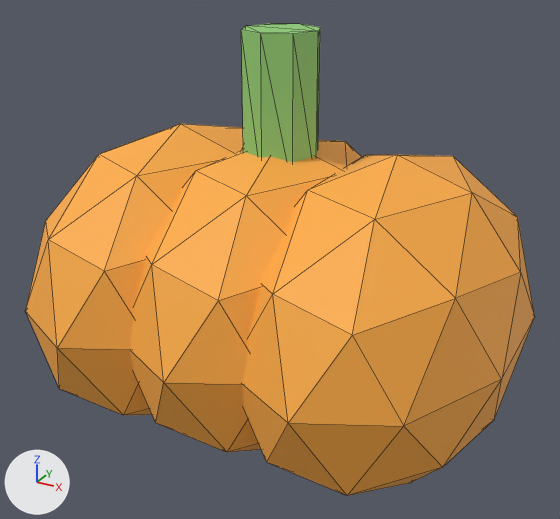
A saved change to the glTF model assets/models/farm-kitchen/pumpkin.glb.
Camera for both pictures: a 50 mm camera at (0.655, -1.195, 0.98) aimed at (0.004, -0.011, 0.388). The axes (+X, +Y, +Z) are drawn at lower left. The lights are the same throughout. The first picture is the older version. Mesh edges are drawn as thin lines. Where no turn or scale is listed for an object, it has been applied to the vertices. Vertices at exactly the same position are counted once.

Names of what the first picture shows: 'pumpkin lobe', 'pumpkin lobe.001', 'pumpkin lobe.002', 'stem'.
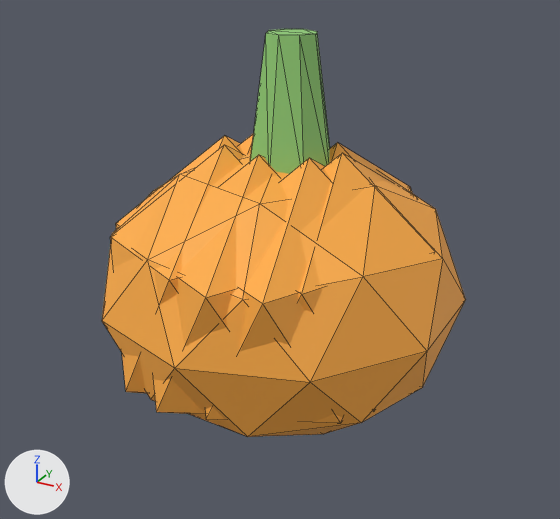
Where the change shows, as pixel boxes [x1, y1, x2, y2] in the pictures (560 x 519 px):
'pumpkin lobe.002', deleted (orange)
    before: [242, 155, 535, 496]
'pumpkin lobe.001', moved, rescaled
    before: [130, 140, 361, 453]
    after: [102, 153, 466, 437]
'pumpkin lobe', deleted (orange)
    before: [26, 124, 243, 415]
'stem', reshaped, moved
    before: [241, 23, 320, 162]
    after: [250, 29, 330, 174]
'faceted pumpkin lobe.007', added (orange)
    after: [205, 158, 343, 423]
'faceted pumpkin lobe.006', added (orange)
    after: [153, 155, 278, 414]
'faceted pumpkin lobe.005', added
    after: [110, 145, 244, 394]
'faceted pumpkin lobe', added (orange)
    after: [298, 153, 387, 312]
'faceted pumpkin lobe.004', added (mostly hidden)
    after: [116, 136, 243, 229]
'faceted pumpkin lobe.001', added
    after: [330, 142, 412, 193]
'faceted pumpkin lobe.003', added (mostly hidden)
    after: [240, 133, 254, 154]

Patch to the scene script:
```diff
--- a/assets/models/farm-kitchen/pumpkin.glb.py
+++ b/assets/models/farm-kitchen/pumpkin.glb.py
@@ me_柱体_002 @@
-me_柱体_002.from_pydata(...)  # 16 vertices, 28 faces; spans x -0.07..0.07, y -0.07..0.07, z -0.13..0.13
-me_柱体_002.vertices[0].co = (0.0, 0.07, -0.13)
-me_柱体_002.vertices[1].co = (0.0, 0.07, 0.13)  # pixel (300, 23)
-me_柱体_002.vertices[2].co = (0.049, 0.049, -0.13)
-me_柱体_002.vertices[3].co = (0.049, 0.049, 0.13)  # pixel (320, 27)
-me_柱体_002.vertices[4].co = (0.07, 0.0, -0.13)
-me_柱体_002.vertices[5].co = (0.07, 0.0, 0.13)  # pixel (318, 31)
-me_柱体_002.vertices[6].co = (0.049, -0.049, -0.13)
-me_柱体_002.vertices[7].co = (0.049, -0.049, 0.13)  # pixel (293, 33)
-me_柱体_002.vertices[8].co = (0.0, -0.07, -0.13)
-me_柱体_002.vertices[9].co = (0.0, -0.07, 0.13)  # pixel (260, 33)
-me_柱体_002.vertices[10].co = (-0.049, -0.049, -0.13)
-me_柱体_002.vertices[11].co = (-0.049, -0.049, 0.13)  # pixel (241, 29)
-me_柱体_002.vertices[12].co = (-0.07, 0.0, -0.13)
-me_柱体_002.vertices[13].co = (-0.07, 0.0, 0.13)  # pixel (245, 25)
-me_柱体_002.vertices[14].co = (-0.049, 0.049, -0.13)
-me_柱体_002.vertices[15].co = (-0.049, 0.049, 0.13)  # pixel (270, 23)
+me_柱体_002.from_pydata(...)  # 16 vertices, 28 faces; spans x -0.08..0.08, y -0.08..0.08, z -0.125..0.125
+# me_柱体_002 part 1
+me_柱体_002.vertices[0].co = (0.0, 0.08, -0.125)
+me_柱体_002.vertices[1].co = (0.0, 0.045, 0.125)  # pixel (303, 29)
+me_柱体_002.vertices[2].co = (0.057, 0.057, -0.125)
+me_柱体_002.vertices[3].co = (0.032, 0.032, 0.125)  # pixel (317, 31)
+me_柱体_002.vertices[4].co = (0.08, 0.0, -0.125)
+me_柱体_002.vertices[5].co = (0.045, 0.0, 0.125)  # pixel (315, 34)
+me_柱体_002.vertices[6].co = (0.057, -0.057, -0.125)
+me_柱体_002.vertices[7].co = (0.032, -0.032, 0.125)  # pixel (299, 35)
+me_柱体_002.vertices[8].co = (0.0, -0.08, -0.125)
+me_柱体_002.vertices[9].co = (0.0, -0.045, 0.125)  # pixel (278, 35)
+me_柱体_002.vertices[10].co = (-0.057, -0.057, -0.125)
+me_柱体_002.vertices[11].co = (-0.032, -0.032, 0.125)  # pixel (265, 33)
+me_柱体_002.vertices[12].co = (-0.08, 0.0, -0.125)
+me_柱体_002.vertices[13].co = (-0.045, 0.0, 0.125)  # pixel (268, 30)
+me_柱体_002.vertices[14].co = (-0.057, 0.057, -0.125)
+me_柱体_002.vertices[15].co = (-0.032, 0.032, 0.125)  # pixel (284, 28)
 me_柱体_002.materials.append(mat_green_005)
@@ ob_pumpkin_lobe @@
-ob_pumpkin_lobe = bpy.data.objects.new('pumpkin lobe', me_棱角球_022)
@@ ob_pumpkin_lobe_001 @@
 ob_pumpkin_lobe_001 = bpy.data.objects.new('pumpkin lobe.001', me_棱角球_023)
-ob_pumpkin_lobe_001.location = (0.0, 0.0, 0.32)
-ob_pumpkin_lobe_001.scale = (0.25, 0.38, 0.3)
+ob_pumpkin_lobe_001.location = (0.0, 0.0, 0.33)
+ob_pumpkin_lobe_001.scale = (0.35, 0.35, 0.27)
@@ ob_pumpkin_lobe_002 @@
-ob_pumpkin_lobe_002 = bpy.data.objects.new('pumpkin lobe.002', me_棱角球_024)
@@ ob_stem @@
 ob_stem = bpy.data.objects.new('stem', me_柱体_002)
-ob_stem.location = (0.0, 0.0, 0.68)
+ob_stem.location = (0.02, 0.0, 0.68)
@@ ob_faceted_pumpkin_lobe_007 @@
+ob_faceted_pumpkin_lobe_007 = bpy.data.objects.new('faceted pumpkin lobe.007', me_棱角球_048)  # an icosphere of 20 faces spanning x -0.179..0.179, y -0.255..0.255, z -0.27..0.27; in mat_orange_005 (orange #ffad45)
+ob_faceted_pumpkin_lobe_007.location = (0.085, -0.057, 0.34)
@@ ob_faceted_pumpkin_lobe_006 @@
+ob_faceted_pumpkin_lobe_006 = bpy.data.objects.new('faceted pumpkin lobe.006', me_棱角球_048.copy())
+ob_faceted_pumpkin_lobe_006.location = (0.0, -0.08, 0.34)
@@ ob_faceted_pumpkin_lobe_005 @@
+ob_faceted_pumpkin_lobe_005 = bpy.data.objects.new('faceted pumpkin lobe.005', me_棱角球_048.copy())
+ob_faceted_pumpkin_lobe_005.location = (-0.085, -0.057, 0.34)
@@ ob_faceted_pumpkin_lobe_004 @@
+ob_faceted_pumpkin_lobe_004 = bpy.data.objects.new('faceted pumpkin lobe.004', me_棱角球_048.copy())
+ob_faceted_pumpkin_lobe_004.location = (-0.12, 0.0, 0.34)
@@ ob_faceted_pumpkin_lobe_003 @@
+ob_faceted_pumpkin_lobe_003 = bpy.data.objects.new('faceted pumpkin lobe.003', me_棱角球_048.copy())
+ob_faceted_pumpkin_lobe_003.location = (-0.085, 0.057, 0.34)
@@ ob_faceted_pumpkin_lobe_001 @@
+ob_faceted_pumpkin_lobe_001 = bpy.data.objects.new('faceted pumpkin lobe.001', me_棱角球_048.copy())
+ob_faceted_pumpkin_lobe_001.location = (0.085, 0.057, 0.34)
@@ ob_faceted_pumpkin_lobe @@
+ob_faceted_pumpkin_lobe = bpy.data.objects.new('faceted pumpkin lobe', me_棱角球_048.copy())
+ob_faceted_pumpkin_lobe.location = (0.12, 0.0, 0.34)
```
